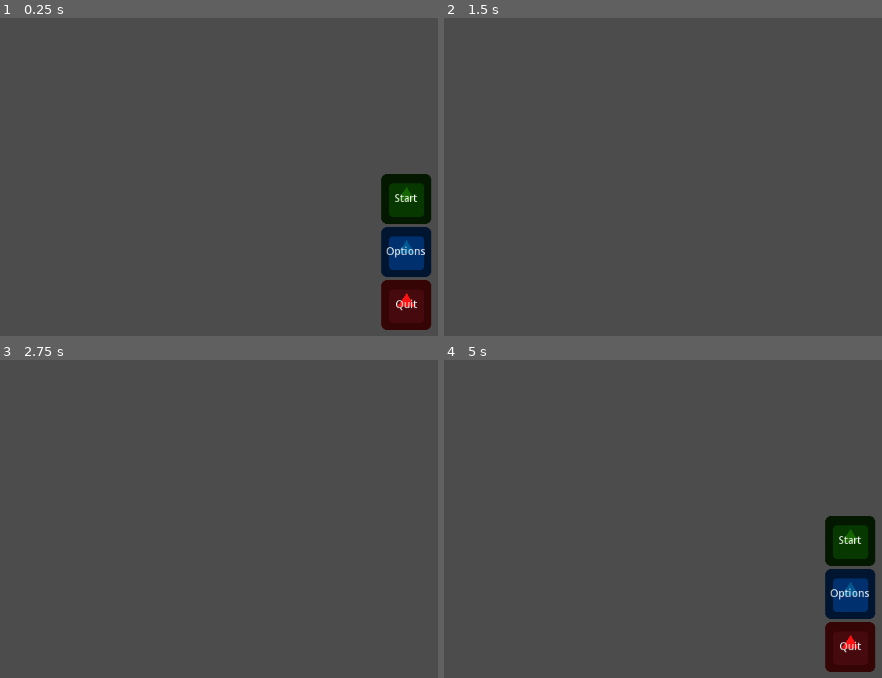
Above: before the commit, frames 1-4 (two rows, left to right).
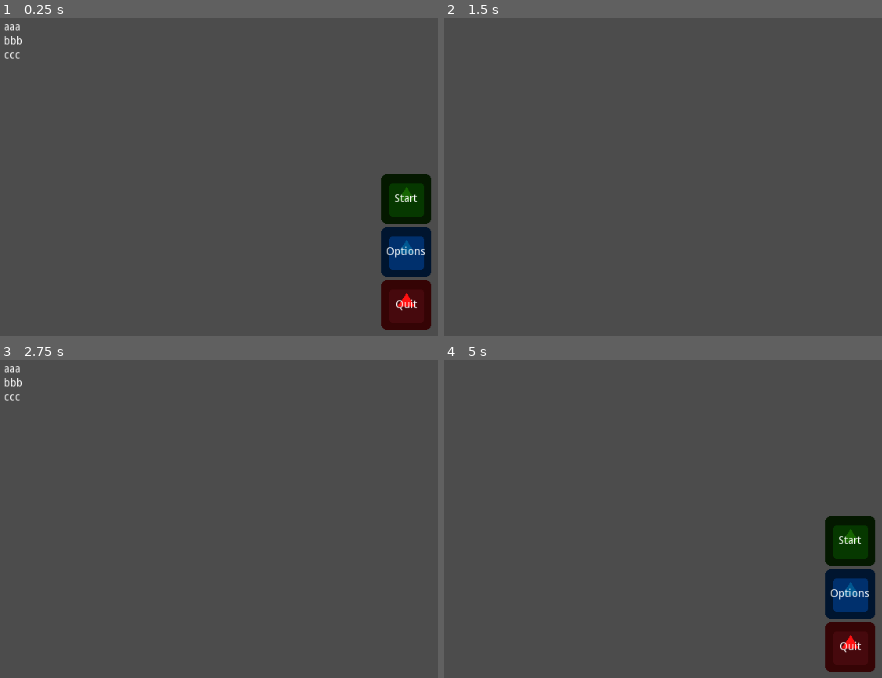
Above: after the commit, the same moments.

Repository: The-Godot-Jamers/LD41-Godot
Game: Godot game, scene res://objects/main.tscn
The game is run twice, just before and just after one commit, with the same random seed, the same clock (stepped at 60 frames per second) and the same inputs. The engine's default icon, where the game draws it, is replaced by a stand-in: a white triangle on a blue panel in a dark square.
Inputs (mouse positions are in pixels of both pictures, inside the frame that each line leads up to):
- Up to frame 1 (0.25 s): no input
- Up to frame 2 (1.5 s): click (851, 199) at 0.5 s; tap Enter at 1.25 s; tap 1 (1) at 1.35 s
- Up to frame 3 (2.75 s): tap Space at 2 s; tap 1 (1) at 2.1 s
- Up to frame 4 (5 s): tap Enter at 2.75, 4.25 s; tap 1 (1) at 2.85, 3.6, 4.35 s; tap Space at 3.5 s; tap Escape (ui_cancel) at 4.9 s

The runs differ from the first frame. In frame 1, 0.2% of the frame differs, in the area x 0-6%, y 1-13%; in frame 2, nothing differs; in frame 3, 0.2%; in frame 4, nothing differs.

Commit message:
basic debuglayer

Diff:
--- /dev/null
+++ b/objects/debug.tscn
@@ -0,0 +1,175 @@
+[gd_scene format=2]
+
+[node name="debug" type="CanvasLayer"]
+
+layer = 1
+offset = Vector2( 0, 0 )
+rotation = 0.0
+scale = Vector2( 1, 1 )
+transform = Transform2D( 1, 0, 0, 1, 0, 0 )
+
+[node name="ui" type="Control" parent="." index="0"]
+
+anchor_left = 0.0
+anchor_top = 0.0
+anchor_right = 0.0
+anchor_bottom = 0.0
+margin_right = 40.0
+margin_bottom = 40.0
+rect_pivot_offset = Vector2( 0, 0 )
+rect_clip_content = false
+mouse_filter = 0
+mouse_default_cursor_shape = 0
+size_flags_horizontal = 1
+size_flags_vertical = 1
+
+[node name="MarginContainer" type="MarginContainer" parent="ui" index="0"]
+
+anchor_left = 0.0
+anchor_top = 0.0
+anchor_right = 0.0
+anchor_bottom = 0.0
+margin_left = 5.0
+margin_top = 5.0
+margin_right = 13.0
+margin_bottom = 109.0
+rect_pivot_offset = Vector2( 0, 0 )
+rect_clip_content = false
+mouse_filter = 0
+mouse_default_cursor_shape = 0
+size_flags_horizontal = 1
+size_flags_vertical = 1
+_sections_unfolded = [ "Theme" ]
+
+[node name="VBoxContainer" type="VBoxContainer" parent="ui/MarginContainer" index="0"]
+
+anchor_left = 0.0
+anchor_top = 0.0
+anchor_right = 0.0
+anchor_bottom = 0.0
+margin_left = 8.0
+margin_right = 32.0
+margin_bottom = 104.0
+rect_pivot_offset = Vector2( 0, 0 )
+rect_clip_content = false
+mouse_filter = 1
+mouse_default_cursor_shape = 0
+size_flags_horizontal = 1
+size_flags_vertical = 1
+alignment = 0
+
+[node name="Label" type="Label" parent="ui/MarginContainer/VBoxContainer" index="0"]
+
+anchor_left = 0.0
+anchor_top = 0.0
+anchor_right = 0.0
+anchor_bottom = 0.0
+margin_right = 24.0
+margin_bottom = 14.0
+rect_pivot_offset = Vector2( 0, 0 )
+rect_clip_content = false
+mouse_filter = 2
+mouse_default_cursor_shape = 0
+size_flags_horizontal = 1
+size_flags_vertical = 4
+text = "aaa"
+percent_visible = 1.0
+lines_skipped = 0
+max_lines_visible = -1
+
+[node name="Label2" type="Label" parent="ui/MarginContainer/VBoxContainer" index="1"]
+
+anchor_left = 0.0
+anchor_top = 0.0
+anchor_right = 0.0
+anchor_bottom = 0.0
+margin_top = 18.0
+margin_right = 24.0
+margin_bottom = 32.0
+rect_pivot_offset = Vector2( 0, 0 )
+rect_clip_content = false
+mouse_filter = 2
+mouse_default_cursor_shape = 0
+size_flags_horizontal = 1
+size_flags_vertical = 4
+text = "bbb"
+percent_visible = 1.0
+lines_skipped = 0
+max_lines_visible = -1
+
+[node name="Label3" type="Label" parent="ui/MarginContainer/VBoxContainer" index="2"]
+
+anchor_left = 0.0
+anchor_top = 0.0
+anchor_right = 0.0
+anchor_bottom = 0.0
+margin_top = 36.0
+margin_right = 24.0
+margin_bottom = 50.0
+rect_pivot_offset = Vector2( 0, 0 )
+rect_clip_content = false
+mouse_filter = 2
+mouse_default_cursor_shape = 0
+size_flags_horizontal = 1
+size_flags_vertical = 4
+text = "ccc"
+percent_visible = 1.0
+lines_skipped = 0
+max_lines_visible = -1
+
+[node name="Label4" type="Label" parent="ui/MarginContainer/VBoxContainer" index="3"]
+
+anchor_left = 0.0
+anchor_top = 0.0
+anchor_right = 0.0
+anchor_bottom = 0.0
+margin_top = 54.0
+margin_right = 24.0
+margin_bottom = 68.0
+rect_pivot_offset = Vector2( 0, 0 )
+rect_clip_content = false
+mouse_filter = 2
+mouse_default_cursor_shape = 0
+size_flags_horizontal = 1
+size_flags_vertical = 4
+percent_visible = 1.0
+lines_skipped = 0
+max_lines_visible = -1
+
+[node name="Label5" type="Label" parent="ui/MarginContainer/VBoxContainer" index="4"]
+
+anchor_left = 0.0
+anchor_top = 0.0
+anchor_right = 0.0
+anchor_bottom = 0.0
+margin_top = 72.0
+margin_right = 24.0
+margin_bottom = 86.0
+rect_pivot_offset = Vector2( 0, 0 )
+rect_clip_content = false
+mouse_filter = 2
+mouse_default_cursor_shape = 0
+size_flags_horizontal = 1
+size_flags_vertical = 4
+percent_visible = 1.0
+lines_skipped = 0
+max_lines_visible = -1
+
+[node name="Label6" type="Label" parent="ui/MarginContainer/VBoxContainer" index="5"]
+
+anchor_left = 0.0
+anchor_top = 0.0
+anchor_right = 0.0
+anchor_bottom = 0.0
+margin_top = 90.0
+margin_right = 24.0
+margin_bottom = 104.0
+rect_pivot_offset = Vector2( 0, 0 )
+rect_clip_content = false
+mouse_filter = 2
+mouse_default_cursor_shape = 0
+size_flags_horizontal = 1
+size_flags_vertical = 4
+percent_visible = 1.0
+lines_skipped = 0
+max_lines_visible = -1
--- a/objects/main.gd
+++ b/objects/main.gd
@@ -2,6 +2,6 @@
 
 func _input(event):
 	if Input.is_action_just_pressed("ui_cancel"):
-		$UI/menu/ui.visible = !$UI/menu/ui.visible
+		$ui/menu/ui.visible = !$ui/menu/ui.visible
 	if Input.is_action_just_pressed("ui_focus_prev"):
 		get_tree().reload_current_scene()
--- a/objects/main.tscn
+++ b/objects/main.tscn
@@ -8,6 +8,7 @@
 [ext_resource path="res://objects/enemy.gd" type="Script" id=6]
 [ext_resource path="res://objects/UI.gd" type="Script" id=7]
 [ext_resource path="res://objects/menu.tscn" type="PackedScene" id=8]
+[ext_resource path="res://objects/debug.tscn" type="PackedScene" id=9]
 
 [node name="main" type="Node" index="0"]
 
@@ -35,18 +36,25 @@
 
 script = ExtResource( 6 )
 
-[node name="UI" type="Node" parent="." index="3"]
+[node name="ui" type="Node" parent="." index="3"]
+
+script = ExtResource( 7 )
+
+[node name="menu" parent="ui" index="0" instance=ExtResource( 8 )]
 
 editor/display_folded = true
-script = ExtResource( 7 )
 
-[node name="menu" parent="UI" index="0" instance=ExtResource( 8 )]
+[node name="ui" parent="ui/menu" index="0"]
 
-[connection signal="pressed" from="UI/menu/ui/CenterContainer/VBoxContainer/CenterContainer3/start" to="UI" method="_on_start_pressed"]
+editor/display_folded = true
 
-[connection signal="pressed" from="UI/menu/ui/CenterContainer/VBoxContainer/CenterContainer2/options" to="UI" method="_on_options_pressed"]
+[node name="debug" parent="ui" index="1" instance=ExtResource( 9 )]
 
-[connection signal="pressed" from="UI/menu/ui/CenterContainer/VBoxContainer/CenterContainer/quit" to="UI" method="_on_quit_pressed"]
+[connection signal="pressed" from="ui/menu/ui/CenterContainer/VBoxContainer/CenterContainer3/start" to="ui" method="_on_start_pressed"]
+
+[connection signal="pressed" from="ui/menu/ui/CenterContainer/VBoxContainer/CenterContainer2/options" to="ui" method="_on_options_pressed"]
+
+[connection signal="pressed" from="ui/menu/ui/CenterContainer/VBoxContainer/CenterContainer/quit" to="ui" method="_on_quit_pressed"]
 
 
-[editable path="UI/menu"]
+[editable path="ui/menu"]
--- a/objects/ui.gd
+++ b/objects/ui.gd
@@ -1,15 +1,15 @@
 extends Node
-
-
 
 func _on_start_pressed():
 	print("start awesome game!")
 	$menu/ui.hide()
 
-
 func _on_options_pressed():
 	print("options")
 
-
 func _on_quit_pressed():
 	get_tree().quit()
+
+func _input(event):
+	if Input.is_action_just_pressed("1"):
+		$debug/ui.visible = !$debug/ui.visible
Not shown: 1 places in objects/main.tscn that only renumber resources
